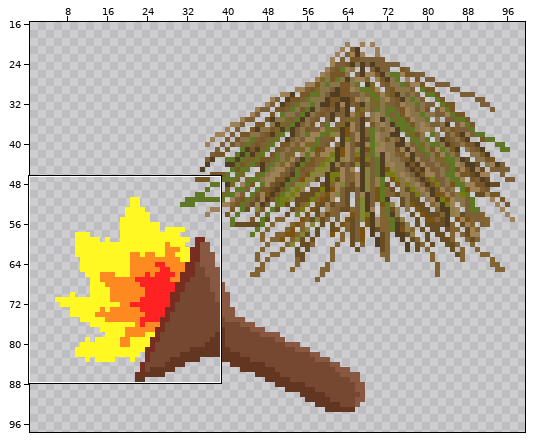
One commit to this sprite sheet: Images/loglighter.png. Above, an overview of the earlier version with the close-up marked.
Close-up. Before the commit:
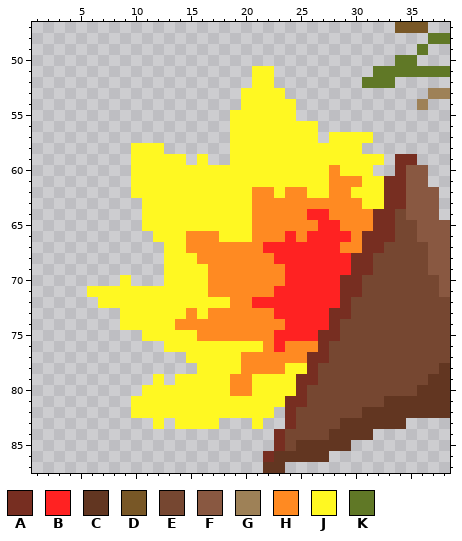
The file is 100x100 pixels. Shown: x 1..38, y 47..87. The wide view leaves out empty margins.
Palette (. is transparent): A #772e21  B #ff2222  C #623621  D #785726  E #764731  F #895841  G #9e8157  H #ff8a22  J #fff822  K #607826
Pixels before, first column x 6:
47 ............................DDD..
48 ...............................KK
49 ..............................K..
50 ............................KK...
51 ...............JJ.........KKKKKKK
52 ...............JJ........KKK.....
53 ..............JJJJ.............GG
54 ..............JJJJJ...........G..
55 .............JJJJJJ..............
56 .............JJJJJJJJ............
57 .............JJJJJJJJ.JJJJ.......
58 ....JJJ......JJJJJJJJJJJJ........
59 ....JJJJJ.J..JJJJJJJJJJJJJJ.AA...
60 ....JJJJJJJJJJJJJJJJJJHJJJ..AFF..
61 ....JJJJJJJJJJJJJJJJJJHHHJJAAFF..
62 ....JJJJJJJJJJJHHJHHJJHHJJJAAFFF.
63 .....JJJJJJJJJJHHHHHHHHHHJJAAFFF.
64 .....JJJJJJJJJJHHHHHBBHHHHAAEFFF.
65 .....JJJJJJJJJJHHHHHHBBHHHAAEEFFF
66 ......JJJHHHJJJHHHBHBBBBHAAAEEFFF
67 .......JJHHHHHHHBBBBBBBHHAAEEEEFF
68 .......JJJHHHHHHHBBBBBBBAAEEEEEFF
69 .......JJJJHHHHHHHBBBBBBAAEEEEEFF
70 ...J...JJJJHHHHHHHBBBBBAAEEEEEEEF
71 JJJJJJJJJJJHHHHHHBBBBBBAAEEEEEEEF
72 .JJJJJJJJJJJJHHBBBBBBBBAEEEEEEEEE
73 ...JJJJJJHJHHHHHHBBBBBAAEEEEEEEEE
74 ...JJJJJHHHHHHHHHHBBBBAEEEEEEEEEE
75 .....JJJJJHHHHHHHBBBBAAEEEEEEEEEE
76 .......JJJJJJJJJHBHHHAEEEEEEEEEEE
77 .........JJJJJHHHHHHAAEEEEEEEEEEE
78 ..........JJJJHHHHJJAEEEEEEEEEEEC
79 ......J.JJJJJHHJJJJAAEEEEEEEEEECC
80 .....JJJJJJJJHHJJJJAEEEEEEEEEECCC
81 ....JJJJJJJJJJJJJJAAEEEEEEECCCCCC
82 ....JJJJJJJJJJJJJ.AEEEEEECCCCCCCC
83 ......J.JJJJ...J..AEEEECCCCCC....
84 .................AEEEECCCC.......
85 .................AECCCCC.........
86 ................ACCCCC...........
87 ................CC...............
New version:
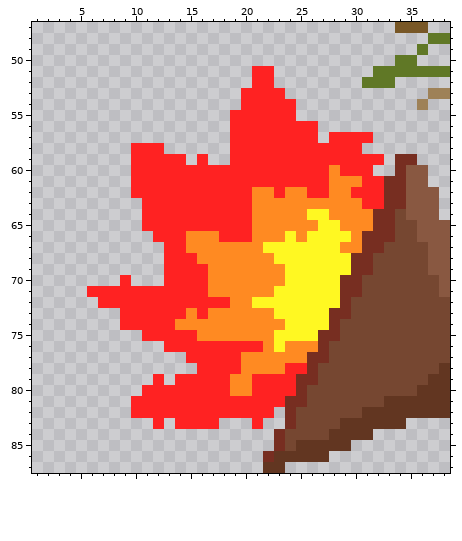
Changes in this commit:
colour B: #ff2222 -> #fff822
colour J: #fff822 -> #ff2222
Boxes around the changes in both close-ups, in picture pixels (x1, y1, x2, y2):
changed: (87, 66, 384, 429)
